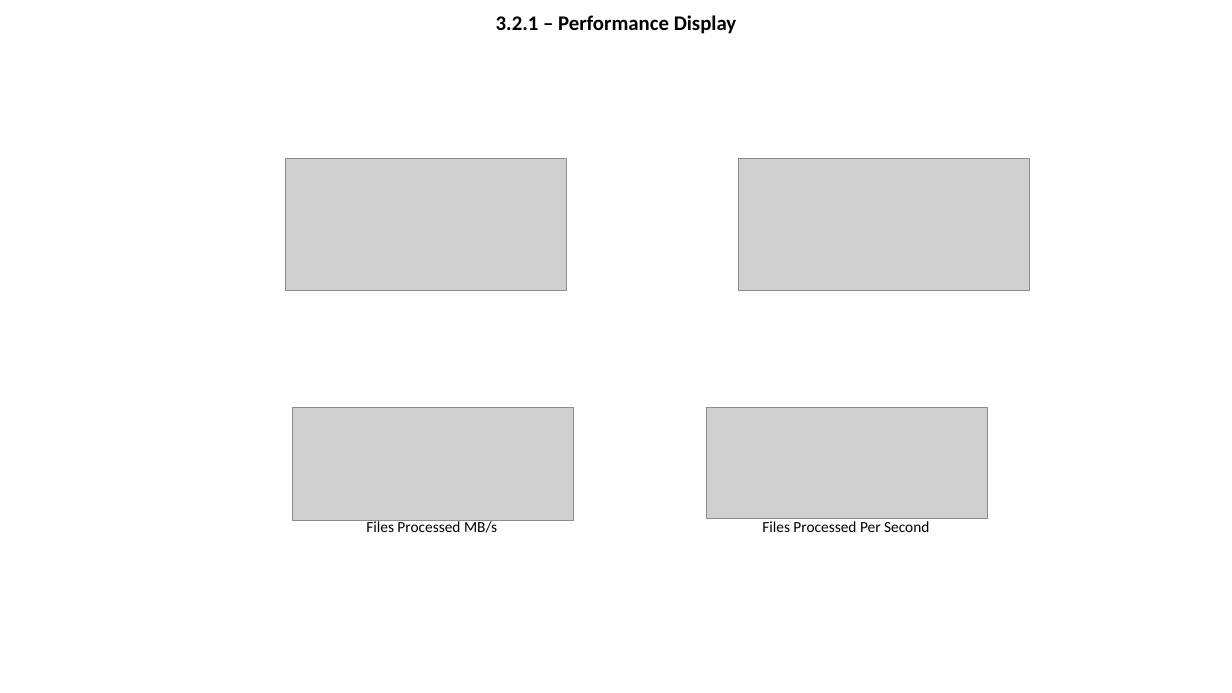
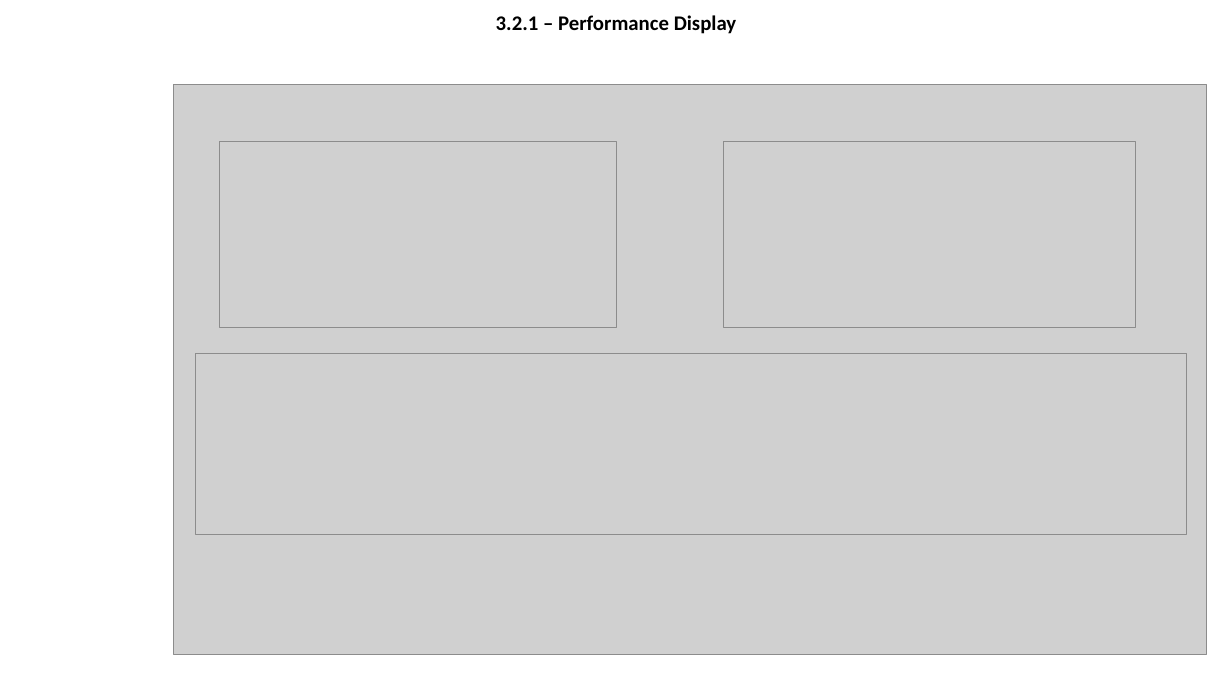
Before and after one commit to olegtaranenko/icap-management-ui-1, a slide deck: slide 5 of design/wireframe.pptx (slide 2 before the commit). Drawn at 1232x693 pixels with LibreOffice and Linux fonts; fonts in the diff are those of the drawing; grey boxes stand for pictures; background and template pictures are left out. Boxes give left, top, right and bottom in pixels: in the first picture for what was removed or moved away, otherwise in the second. Text is boxed around its words. In the diff, an @@ line names an element or a change of style, - is before the commit and + after.

```diff
--- a/design/wireframe.pptx
+++ b/design/wireframe.pptx
@@ picture added at box(174, 84, 1206, 654) @@
@@ picture: place and size @@
-picture at box(286, 159, 567, 290)
+picture at box(219, 142, 616, 328)
@@ picture: place and size @@
-picture at box(738, 159, 1030, 290)
+picture at box(724, 142, 1135, 328)
@@ picture added at box(195, 353, 1187, 534) @@
@@ picture removed at box(293, 408, 574, 521) @@
@@ picture removed at box(707, 408, 988, 518) @@
@@ text removed at box(366, 518, 497, 533) @@
-Files Processed MB/s
@@ text removed at box(762, 521, 929, 532) @@
-Files Processed Per Second
```
Also in this commit, not shown: 13 other slides changed, 7 slides added, 1 slide removed.
